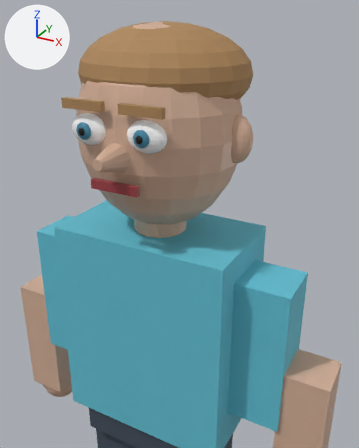
Renders of the glTF model game/assets/models/generated_humanoids/data_ops_02.glb from each side of a commit.
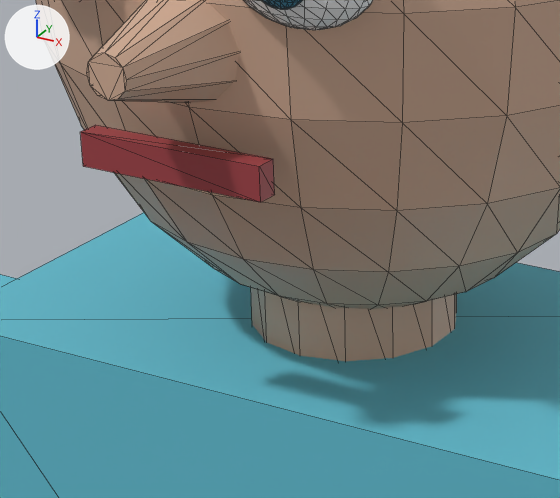
There are two pictures of each version: one from a camera (50 mm lens) standing at (0.72, -1.189, 3.008) and looking at (0.161, -0.174, 2.5), one close up on the part from 20% to 59% of the width and 33% to 61% of the height. Arrows for +X, +Y and +Z are at upper left; the lights stay in place. The first two pictures are the older version. The close-ups show mesh edges as thin lines. Vertices at exactly the same position are counted once.

Objects in the first close-up: 'Eye.L', 'Head', 'Mouth', 'Neck', 'Nose', 'Torso' and 2 more.
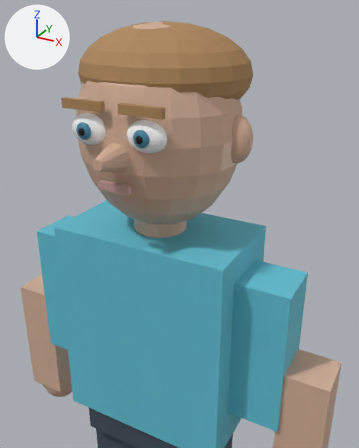
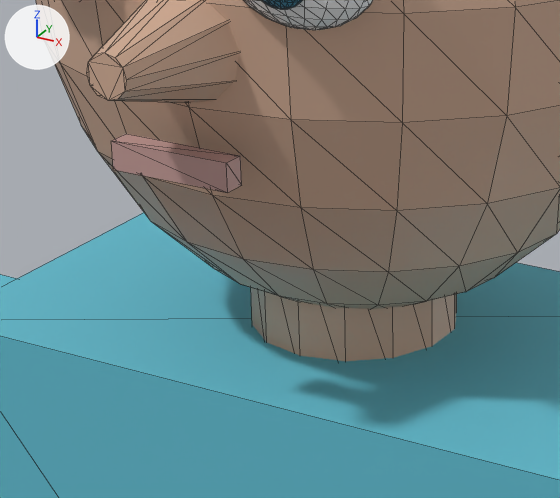
Boxes (x1, y1, x2, y2) around the edits, measured in the close-ups (560 x 498 px):
'Mouth', recoloured, rescaled (lighter, 33% narrower, 23% shorter): before (80, 125, 275, 202); after (111, 134, 242, 193)

The change, as a diff of the scene's bpy script:
```diff
--- a/game/assets/models/generated_humanoids/data_ops_02.glb.py
+++ b/game/assets/models/generated_humanoids/data_ops_02.glb.py
@@ mat_mouth_023 @@
 mat_mouth_023 = principled_material('Mouth.023')
-mat_mouth_023.base_color = (0.35, 0.05, 0.06)  # red #a03f45
+mat_mouth_023.base_color = (0.55, 0.33, 0.31)  # pink #c49b97
@@ me_cube_375 @@
 # used by ob_mouth; location = (0.0, 0.0, 0.9)
-me_cube_375.from_pydata(...)  # 8 vertices, 12 faces; spans x -0.07..0.07, y -0.228..-0.212, z 1.673..1.697
+me_cube_375.from_pydata(...)  # 8 vertices, 12 faces; spans x -0.045..0.045, y -0.228..-0.212, z 1.675..1.695
+# me_cube_375 part 1: the whole mesh is scaled about its middle by (0.643, 1, 0.833)
 me_cube_375.materials.append(mat_mouth_023)
```
